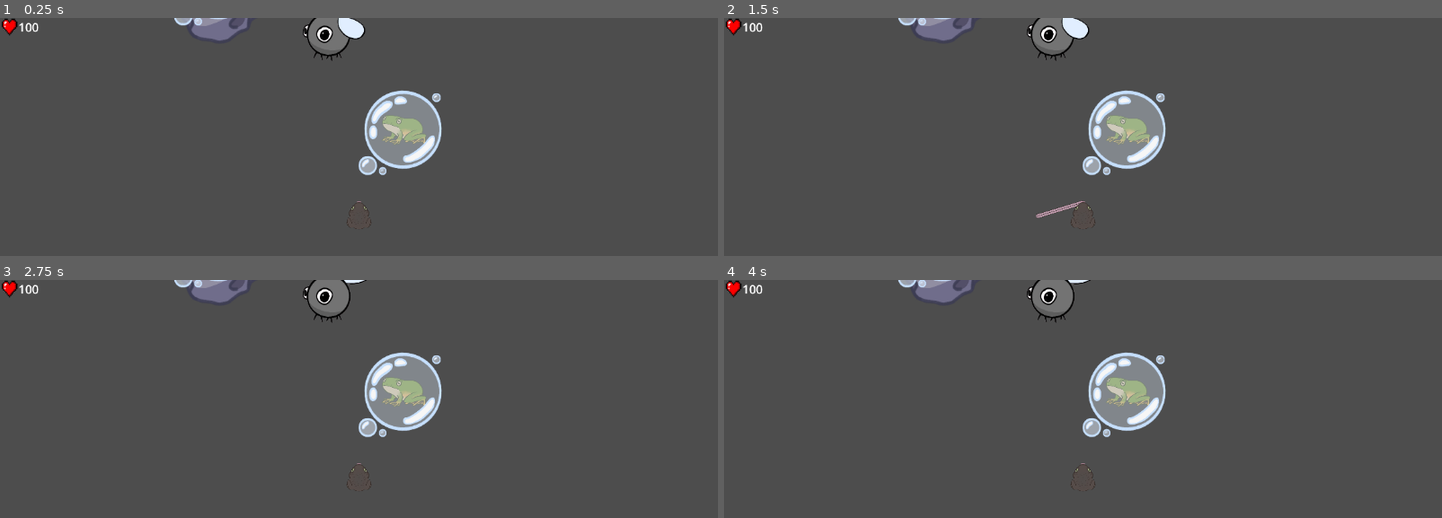
Above: before the commit, frames 1-4 (two rows, left to right).
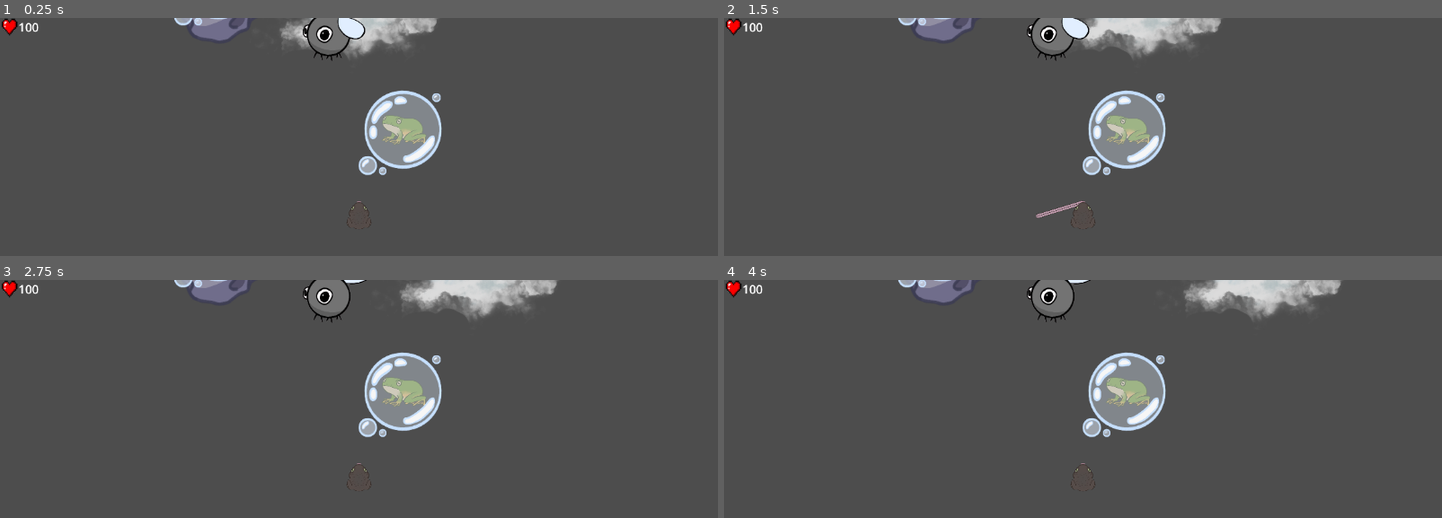
Above: after the commit, the same moments.

Repository: ygda-org/frog-jam
Game: Godot game, scene res://scenes/main.tscn
Same seed, same stepped clock (60 frames per second), same inputs: the game is played once before the commit and once after it.
Inputs (mouse positions are in pixels of both pictures, inside the frame that each line leads up to):
- Up to frame 1 (0.25 s): no input
- Up to frame 2 (1.5 s): move the mouse to (1240, 198) at 0.52 s; click (1240, 198) at 0.67 s; move the mouse to (939, 239) at 1.27 s; click (939, 239) at 1.42 s
- Up to frame 3 (2.75 s): move the mouse to (430, 391) at 2.02 s; click (430, 391) at 2.17 s
- Up to frame 4 (4 s): move the mouse to (outside the picture) at 2.77 s; click (outside the picture) at 2.92 s; move the mouse to (outside the picture) at 3.52 s; click (outside the picture) at 3.67 s

The runs differ from the first frame. In frame 1, 1.5% of the frame differs, in the area x 38-61%, y 0-17%; in frame 2, 2.0%; in frame 3, 2.3%; in frame 4, 2.3%, in the area x 63-86%, y 0-17%.

Commit message:
Clods
Not fully done, still needs some more stuff but works enough

Diff:
--- /dev/null
+++ b/scenes/Background_Spawner.tscn
@@ -0,0 +1,6 @@
+[gd_scene load_steps=2 format=3 uid="uid://bak715owo0x27"]
+
+[ext_resource type="Script" uid="uid://4n1xs6ohlypl" path="res://scripts/background_spawner.gd" id="1_vbdun"]
+
+[node name="Background_Spawner" type="Node2D"]
+script = ExtResource("1_vbdun")
--- /dev/null
+++ b/scenes/clod.tscn
@@ -0,0 +1,8 @@
+[gd_scene load_steps=2 format=3 uid="uid://cancts08jqk83"]
+
+[ext_resource type="Script" uid="uid://tuoefi1t8jh6" path="res://scripts/clod.gd" id="1_c1x6m"]
+
+[node name="Clod" type="Node2D"]
+script = ExtResource("1_c1x6m")
+
+[node name="Sprite2D" type="Sprite2D" parent="."]
--- a/scenes/dragonfly.tscn
+++ b/scenes/dragonfly.tscn
@@ -43,7 +43,7 @@
 [node name="Anim" type="AnimatedSprite2D" parent="."]
 sprite_frames = SubResource("SpriteFrames_143v5")
 autoplay = "default"
-frame_progress = 0.405684
+frame_progress = 0.704262
 
 [node name="CollisionShape2D" type="CollisionPolygon2D" parent="."]
 polygon = PackedVector2Array(-159, 24, -138, 20, -108, 29, -48, 11, 3, 25, 44, 25, 122, 9, 221, -23, 229, -16, 229, 2, 214, 34, 176, 62, 127, 81, 50, 100, 10, 99, 2, 110, -18, 121, -54, 125, -99, 122, -107, 119, -119, 125, -145, 129, -164, 122, -179, 111, -188, 92, -191, 69, -185, 51, -168, 32)
--- a/scenes/main.tscn
+++ b/scenes/main.tscn
@@ -7,6 +7,7 @@
 [ext_resource type="Resource" uid="uid://bwfgmons2un3v" path="res://assets/resources/frog_resources/slowfall_frog.tres" id="5_tbgi4"]
 [ext_resource type="PackedScene" uid="uid://btd1ic7rl6olk" path="res://scenes/stomach.tscn" id="7_o6xl0"]
 [ext_resource type="PackedScene" uid="uid://cs2v2aikg2lsg" path="res://ui/hud.tscn" id="7_tipki"]
+[ext_resource type="PackedScene" uid="uid://bak715owo0x27" path="res://scenes/Background_Spawner.tscn" id="8_tipki"]
 
 [sub_resource type="ViewportTexture" id="ViewportTexture_o6xl0"]
 viewport_path = NodePath("subview")
@@ -50,3 +51,5 @@
 position = Vector2(459, -353)
 
 [node name="Camera2D" type="Camera2D" parent="subview/Stomach"]
+
+[node name="ClodSpawner" parent="." instance=ExtResource("8_tipki")]
--- /dev/null
+++ b/scripts/background_spawner.gd
@@ -0,0 +1,10 @@
+extends Node2D
+
+var cloud = preload("res://scenes/clod.tscn")
+
+var random = RandomNumberGenerator.new()
+
+func spawn_clod(y_pos: int):
+	var chosen_cloud = cloud.instantiate()
+	chosen_cloud.position.y = y_pos
+	get_parent().add_child(chosen_cloud)
--- /dev/null
+++ b/scripts/clod.gd
@@ -0,0 +1,14 @@
+extends Node2D
+
+const SPEED = 200
+
+var sprites = [preload("res://assets/images/clod1.PNG"), preload("res://assets/images/clod2.PNG"), preload("res://assets/images/clod3.PNG")]
+
+var random = RandomNumberGenerator.new()
+
+func _ready():
+	var chosen = random.randi_range(0,2)
+	$Sprite2D.texture = sprites[chosen]
+
+func _process(delta):
+	position.x += SPEED * delta
--- a/scripts/main.gd
+++ b/scripts/main.gd
@@ -49,6 +49,7 @@
 
 func spawn_layer_at(y_pos: float) -> void:
 	var screen_width: float = get_viewport_rect().size.x
+	$ClodSpawner.spawn_clod(y_pos)
 
 	# spawn creatures
 	for i in creatures_per_layer:
Binary file added: assets/images/clod1.PNG
Not shown, added: assets/images/clod1.PNG.import
Binary file added: assets/images/clod2.PNG
Not shown, added: assets/images/clod2.PNG.import
Binary file added: assets/images/clod3.PNG
Not shown, added: assets/images/clod3.PNG.import
Not shown: 1 places in scenes/enemies/kite.tscn that only renumber resources
Not shown: 1 places in scenes/main.tscn that only renumber resources
Not shown, added: scripts/background_spawner.gd.uid
Not shown, added: scripts/clod.gd.uid
